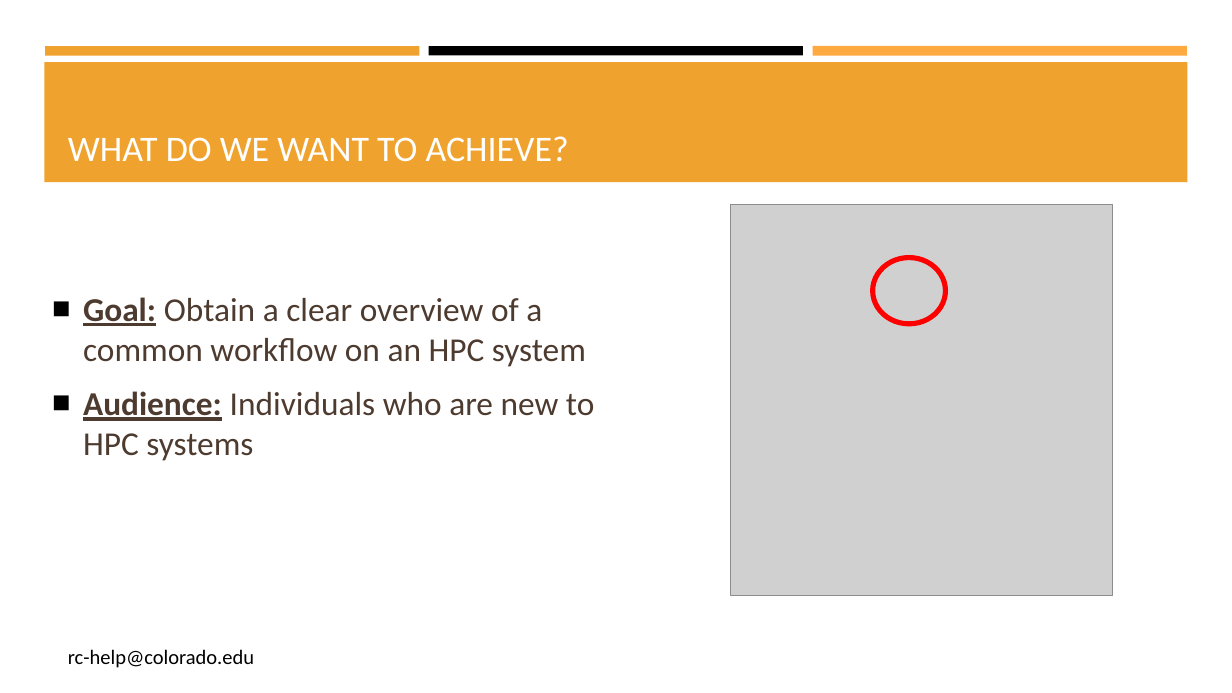
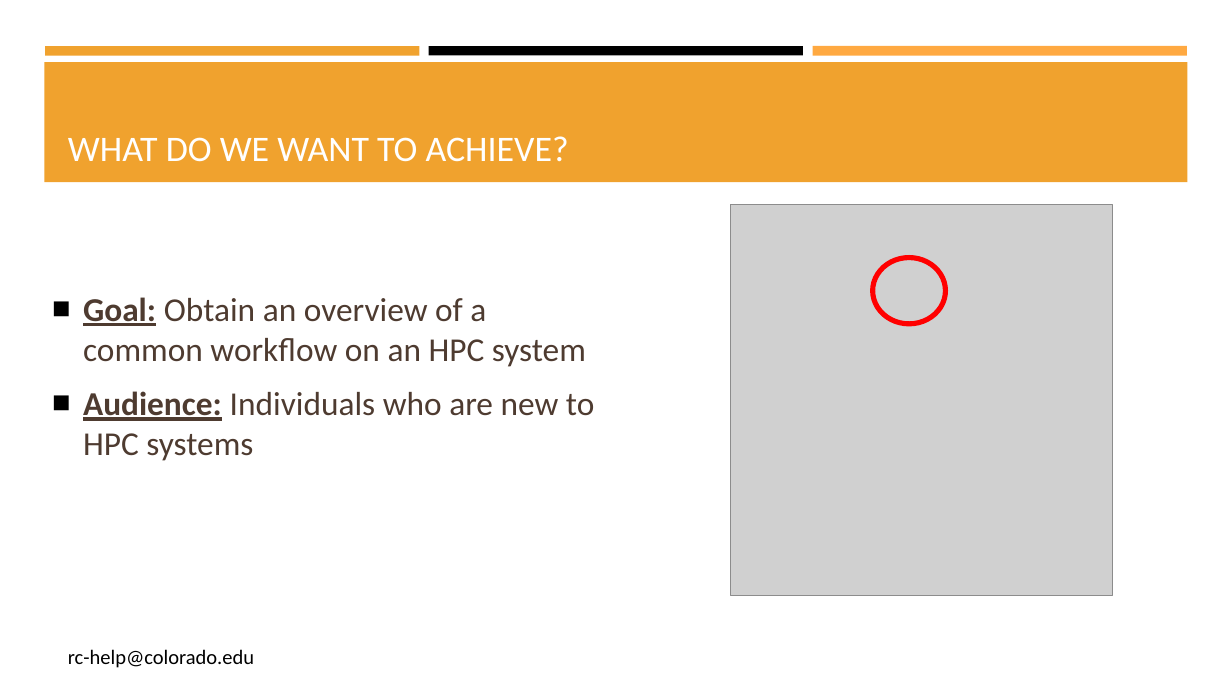
Before and after one commit to b-reyes/Presentations, a slide deck: slide 2 of CU_presentation/CU_boulder_presentation.pptx. Drawn at 1232x693 pixels with LibreOffice and Linux fonts; fonts in the diff are those of the drawing; grey boxes stand for pictures. Boxes give left, top, right and bottom in pixels: in the first picture for what was removed or moved away, otherwise in the second. Text is boxed around its words. In the diff, an @@ line names an element or a change of style, - is before the commit and + after.

```diff
--- a/CU_presentation/CU_boulder_presentation.pptx
+++ b/CU_presentation/CU_boulder_presentation.pptx
@@ text at bbox=[83, 297, 586, 367]: text changed @@
-■ Goal: Obtain a clear overview of a common workflow on an HPC system
+■ Goal: Obtain an overview of a common workflow on an HPC system
```
Also in this commit, not shown: 5 other slides changed, 2 slides added.
